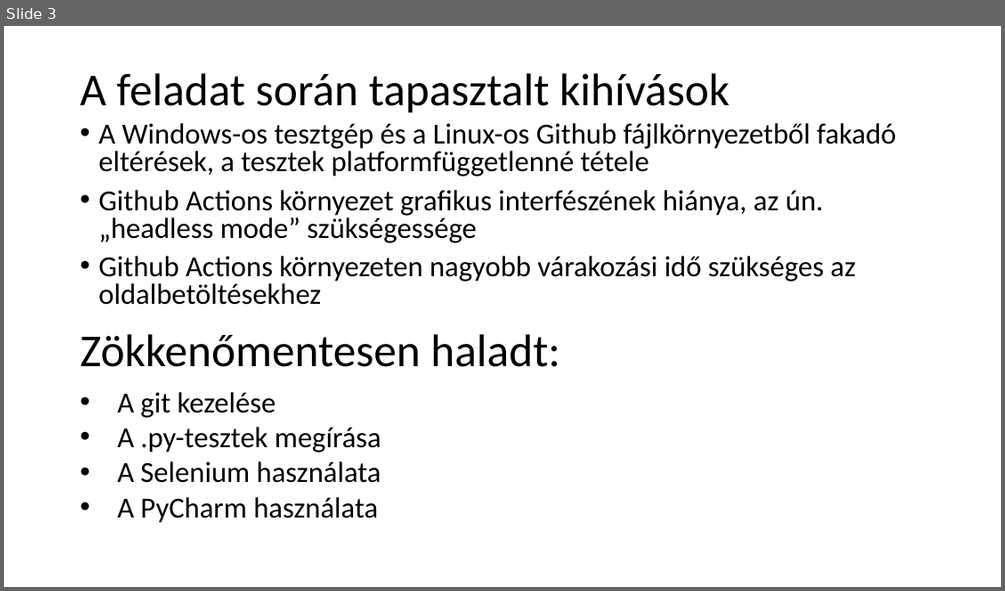
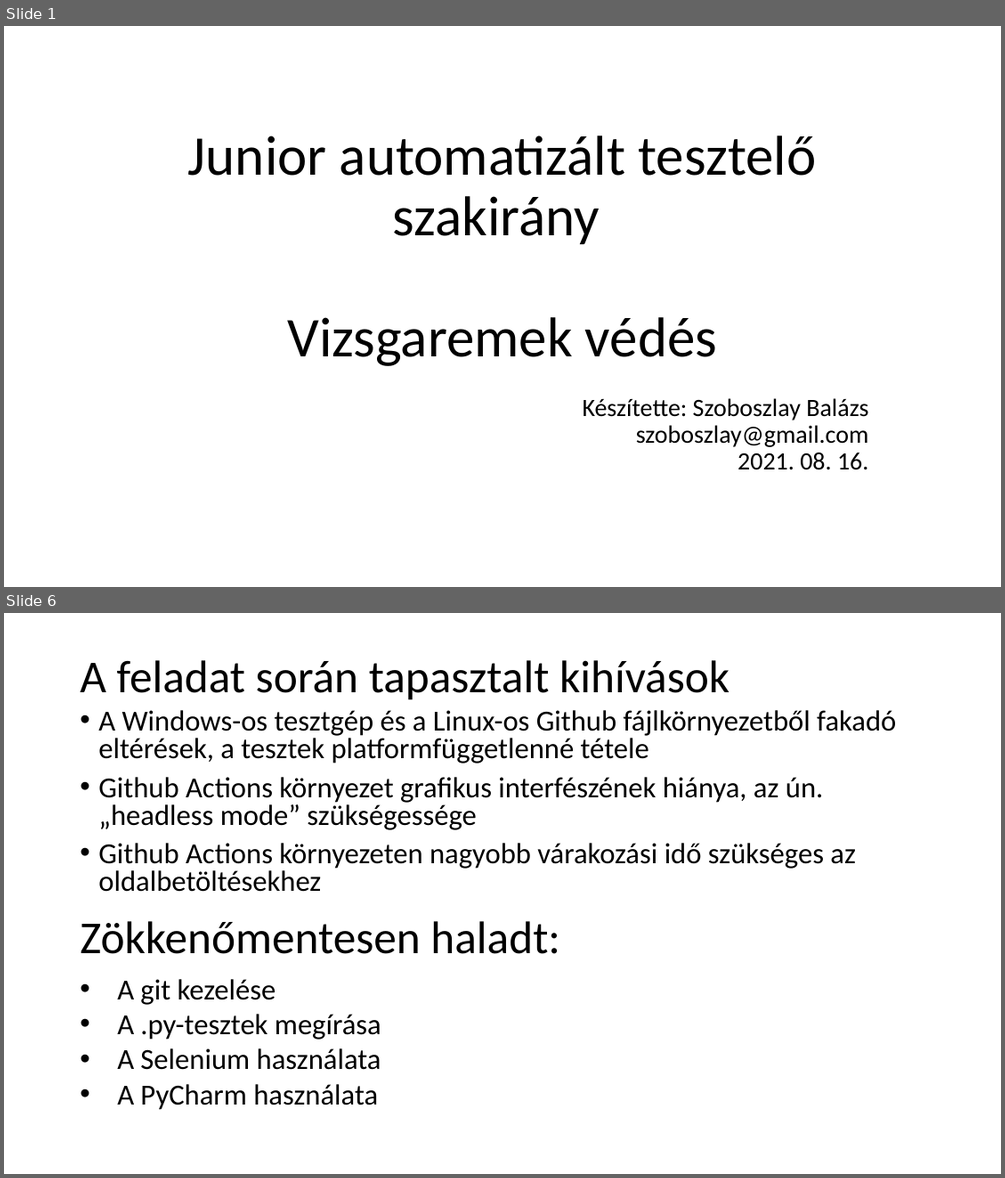
Before and after one commit to BalazsSzoboszlay/conduit, a slide deck: A conduit rendszer tesztelése.pptx. Shown one above the other, each under a label of ours: slide 3 before the commit, slides 1 and 6 after it; the slides between them are not shown. The pictures are 1005x591 and 1005x1178 pixels, drawn with LibreOffice and Linux fonts; fonts in the diff are those of the drawing. Boxes give left, top, right and bottom in pixels: in the first picture for what was removed or moved away, otherwise in the second. Text is boxed around its words. In the diff, an @@ line names an element or a change of style, - is before the commit and + after.

```diff
--- a/A conduit rendszer tesztelése.pptx
+++ b/A conduit rendszer tesztelése.pptx
@@ slide 1 added at (x1=4, y1=26, x2=1001, y2=587), background #FFFFFF @@
@@ title added at (x1=188, y1=135, x2=816, y2=366), 54 pt, text #000000 @@
+Junior automatizált tesztelő szakirány
+Vizsgaremek védés
@@ subtitle added at (x1=582, y1=398, x2=869, y2=470), 24 pt, text #000000 @@
+Készítette: Szoboszlay Balázs
+szoboszlay@gmail.com
+2021. 08. 16.
@@ what was slide 3 is now slide 6 @@
```
Also in this commit, not shown: 4 other slides added, 2 slides removed.
